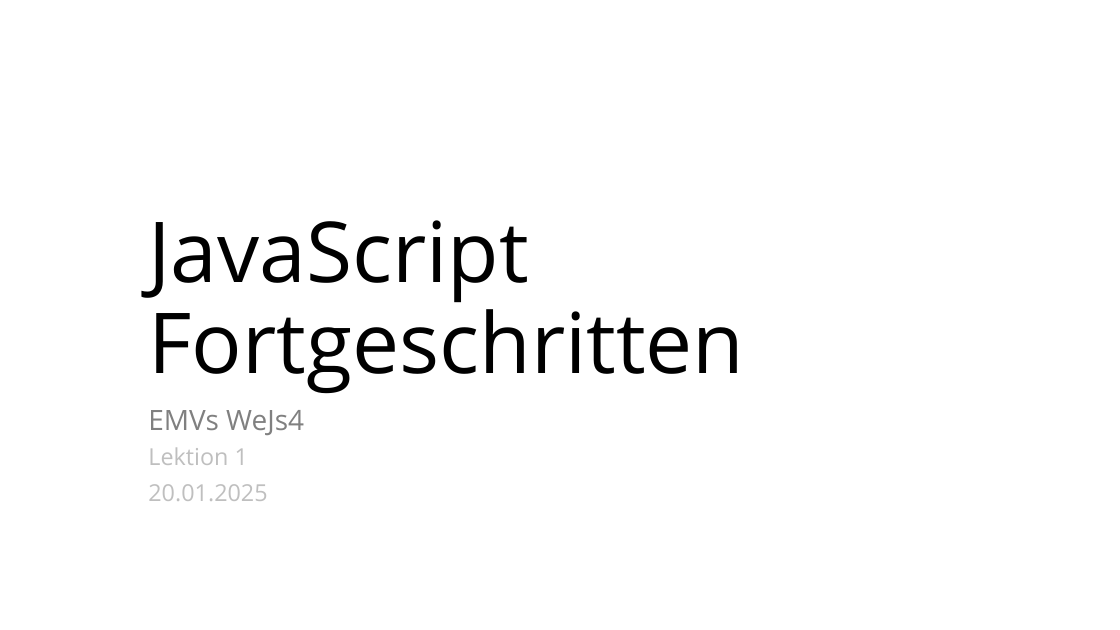
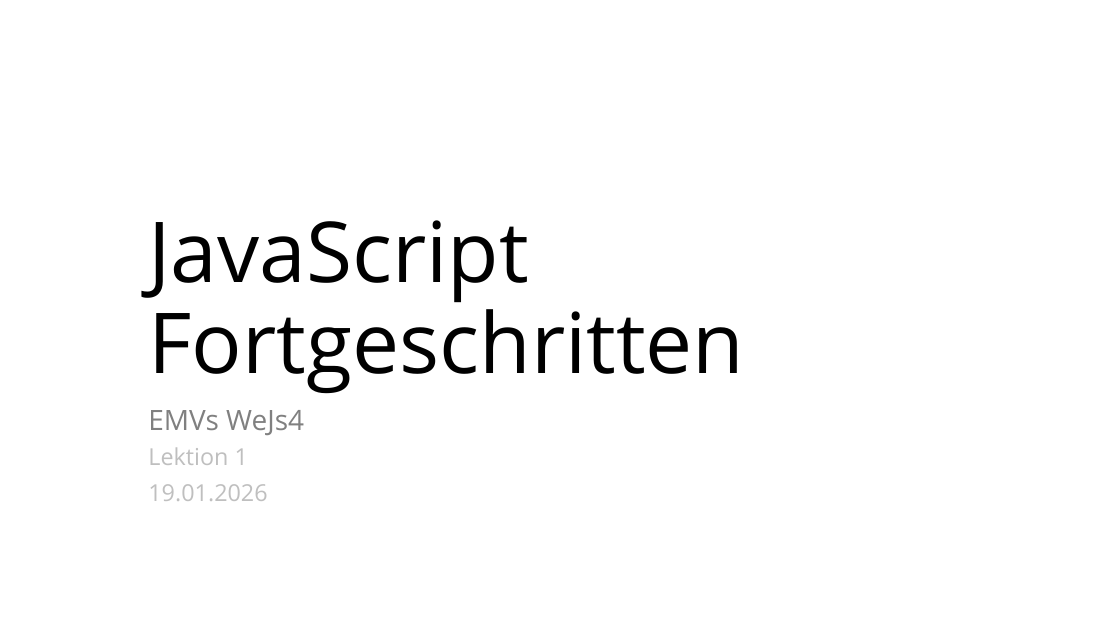
Before and after one commit to raphaeldas/js-advanced, a slide deck: slide 1 of papers/lektion-1.pptx. Drawn at 1120x630 pixels with LibreOffice and Linux fonts; fonts in the diff are those of the drawing; background and template pictures are left out. Boxes give left, top, right and bottom in pixels: in the first picture for what was removed or moved away, otherwise in the second. Text is boxed around its words. In the diff, an @@ line names an element or a change of style, - is before the commit and + after.

```diff
--- a/papers/lektion-1.pptx
+++ b/papers/lektion-1.pptx
@@ text at <box>148,484,267,501</box>: text changed @@
-20.01.2025
+19.01.2026
```
Also in this commit, not shown: 1 other slide changed.
